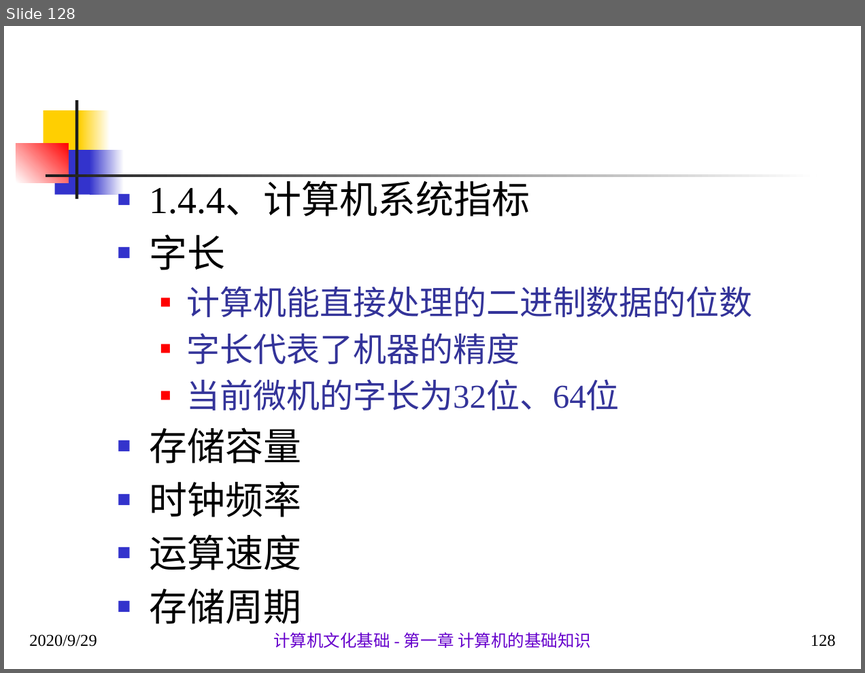
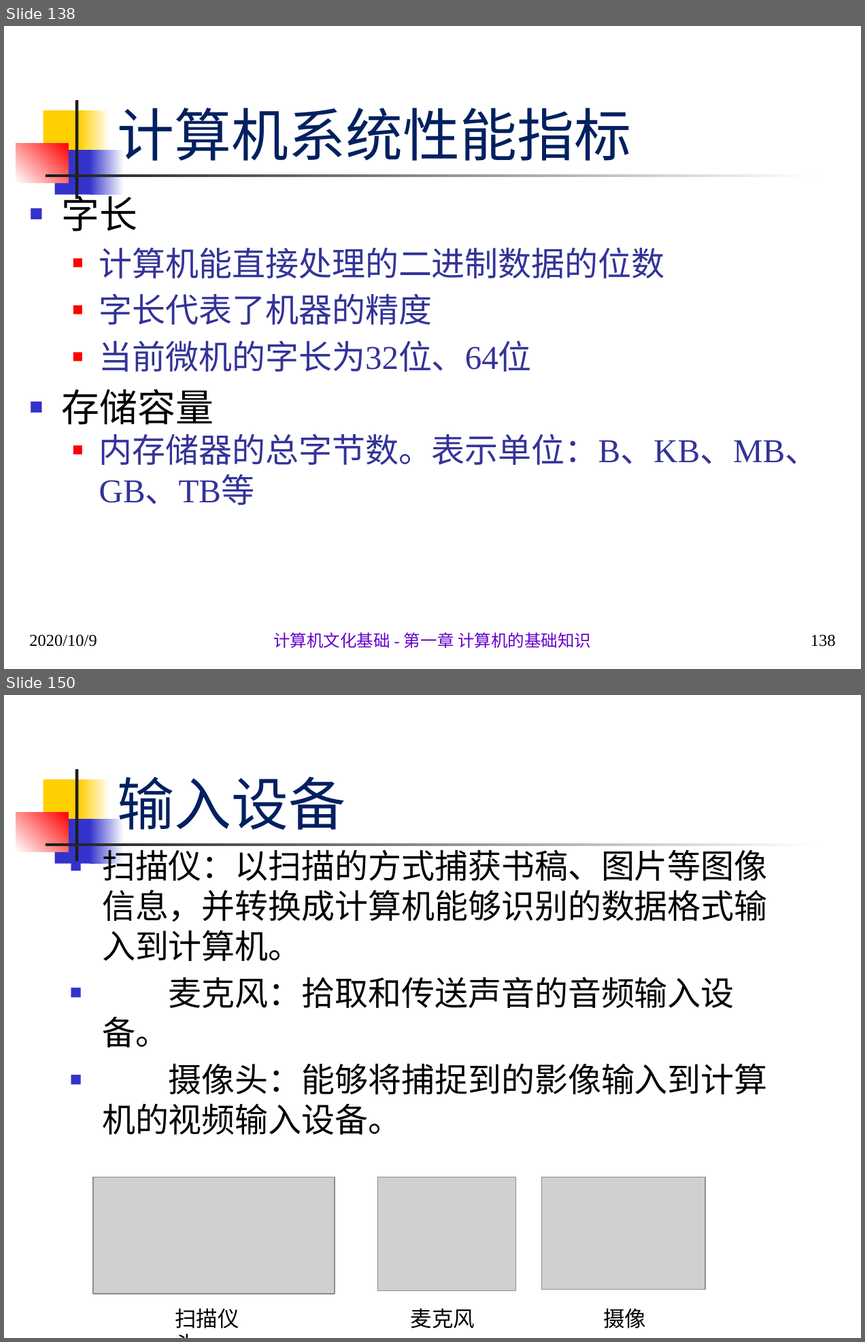
Before and after one commit to sans123wx/class, a slide deck: 计算机应用基础/第1章计算机基础/第1.1章 计算机概述 .pptx. Shown one above the other, each under a label of ours: slide 128 before the commit, slides 138 and 150 after it; the slides between them are not shown. The pictures are 865x673 and 865x1342 pixels, drawn with LibreOffice and Linux fonts; fonts in the diff are those of the drawing; grey boxes stand for pictures. Boxes give left, top, right and bottom in pixels: in the first picture for what was removed or moved away, otherwise in the second. Text is boxed around its words. In the diff, an @@ line names an element or a change of style, - is before the commit and + after.

```diff
--- a/计算机应用基础/第1章计算机基础/第1.1章 计算机概述 .pptx
+++ b/计算机应用基础/第1章计算机基础/第1.1章 计算机概述 .pptx
@@ slide 150 added at bbox=[4, 695, 861, 1338], background #FFFFFF; not listed: 7 template elements that a slide beside it also shows @@
@@ title added at bbox=[117, 777, 345, 830], 48 pt, text #002060 @@
+输入设备
@@ text added at bbox=[102, 845, 768, 1134], 28 pt, text #000000 @@
+■ 扫描仪：以扫描的方式捕获书稿、图片等图像信息，并转换成计算机能够识别的数据格式输入到计算机。
+■ 麦克风：拾取和传送声音的音频输入设备。
+■ 摄像头：能够将捕捉到的影像输入到计算机的视频输入设备。
@@ group added at bbox=[82, 1157, 723, 1328]: 3 pictures, 1 rectangle, 1 text @@
+扫描仪 麦克风 摄像头
@@ what was slide 128 is now slide 138 @@
@@ slide 138 changed as well @@
@@ title added at bbox=[117, 108, 631, 161], 48 pt, text #002060 @@
+计算机系统性能指标
@@ text "字长": place and size @@
-text "字长" at bbox=[150, 184, 753, 624]
+text "字长" at bbox=[62, 189, 819, 505]
@@ text at bbox=[150, 184, 530, 216]: paragraph removed @@
-■ 1.4.4、计算机系统指标
@@ text at bbox=[99, 433, 819, 505]: text changed; size 32 to 28 pt; text colour #000000 to #333399 @@
-■ 时钟频率
-■ 运算速度
-■ 存储周期
+  ■ 内存储器的总字节数。表示单位：B、KB、MB、GB、TB等
@@ text at bbox=[29, 634, 96, 646]: text changed @@
-2020/9/29
+2020/10/9
@@ page number at bbox=[810, 634, 836, 646]: text changed @@
-128
+138
```
Also in this commit, not shown: 87 other slides changed, 15 other slides added, 2 other files.
